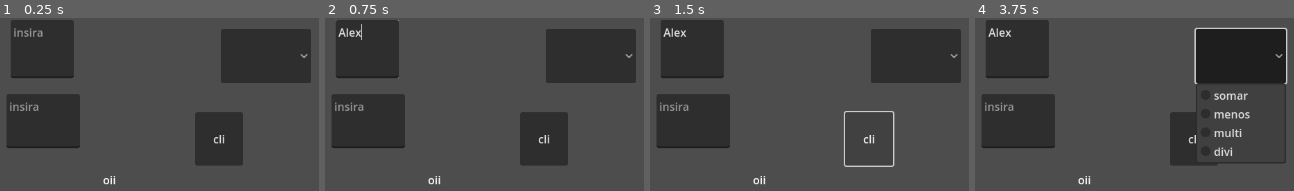
Above: before the commit, frames 1-4 (left to right).
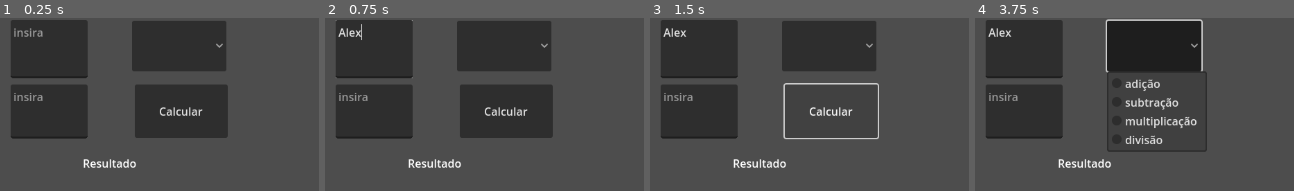
Above: after the commit, the same moments.

Repository: martinsmauroz/codigosd
Game: Godot game, scene res://atttt 17/atividade_17.tscn
Two runs of this game, one before a commit and one after it. Both use one fixed random seed, a clock stepped at 60 frames per second and the inputs below. This scene is started directly instead of the project's main scene.
Inputs (mouse positions are in pixels of both pictures, inside the frame that each line leads up to; where the layout moved, square brackets give the same spot in the first picture):
- Up to frame 1 (0.25 s): no input
- Up to frame 2 (0.75 s): click (366, 49) at 0.52 s; type "Alex" at 0.6 s
- Up to frame 3 (1.5 s): click "cli" (after the commit: "Calcular") at 1.25 s
- Up to frame 4 (3.75 s): click "cli" (after the commit: "Calcular") at 2 s; click "cli" (after the commit: "Calcular") at 2.75 s; click (1153, 45) [1239, 56] at 3.5 s

The runs differ from the first frame. In frame 1, 32% of the frame differs, in the area x 2-98%, y 1-97%; in frame 2, 32%; in frame 3, 24%; in frame 4, 28%.

Commit message:
att 18
olaaa

Diff:
--- /dev/null
+++ b/repetindo-dnv/atividade 18/control.tscn
@@ -0,0 +1,57 @@
+[gd_scene load_steps=4 format=3 uid="uid://dk1u282gklc7h"]
+
+[ext_resource type="Script" uid="uid://cptyu5xycyi8h" path="res://control.gd" id="1_g18wn"]
+[ext_resource type="Texture2D" uid="uid://bxg48avka5gp1" path="res://v856-kul-43-removebg-preview.png" id="2_n280r"]
+[ext_resource type="Script" uid="uid://c4b5hjhe7imig" path="res://atividade 18/progress_bar.gd" id="3_3ay8p"]
+
+[node name="Control" type="Control"]
+layout_mode = 3
+anchors_preset = 15
+anchor_right = 1.0
+anchor_bottom = 1.0
+grow_horizontal = 2
+grow_vertical = 2
+script = ExtResource("1_g18wn")
+
+[node name="ProgressBar" type="TextureProgressBar" parent="."]
+layout_mode = 1
+anchors_preset = 8
+anchor_left = 0.5
+anchor_top = 0.5
+anchor_right = 0.5
+anchor_bottom = 0.5
+offset_left = -250.0
+offset_top = -250.0
+offset_right = 250.0
+offset_bottom = 250.0
+grow_horizontal = 2
+grow_vertical = 2
+fill_mode = 4
+radial_initial_angle = 90.0
+nine_patch_stretch = true
+texture_under = ExtResource("2_n280r")
+texture_progress = ExtResource("2_n280r")
+tint_under = Color(0, 0, 0, 1)
+script = ExtResource("3_3ay8p")
+
+[node name="Label" type="Label" parent="ProgressBar"]
+layout_mode = 1
+anchors_preset = 8
+anchor_left = 0.5
+anchor_top = 0.5
+anchor_right = 0.5
+anchor_bottom = 0.5
+offset_left = -30.5
+offset_top = -11.5
+offset_right = 30.5
+offset_bottom = 11.5
+grow_horizontal = 2
+grow_vertical = 2
+text = "100%"
+horizontal_alignment = 1
+
+[node name="Timer" type="Timer" parent="."]
+wait_time = 0.5
+autostart = true
+
+[connection signal="timeout" from="Timer" to="." method="_on_timer_timeout"]
--- a/repetindo-dnv/atttt 17/atividade_17.gd
+++ b/repetindo-dnv/atttt 17/atividade_17.gd
@@ -4,11 +4,11 @@
 	if $OptionButton.get_selected_id() == 0:
 		$Label.text = str(int($TextEdit.text) + int($TextEdit2.text))
 
-	if $OptionButton.get_selected_id() == 1:
+	elif  $OptionButton.get_selected_id() == 1:
 		$Label.text = str(int($TextEdit.text) - int($TextEdit2.text))
 
-	if $OptionButton.get_selected_id() == 2:
+	elif $OptionButton.get_selected_id() == 2:
 		$Label.text = str(int($TextEdit.text) * int($TextEdit2.text))
 
-	if $OptionButton.get_selected_id() == 3:
+	elif $OptionButton.get_selected_id() == 3:
 		$Label.text = str(int($TextEdit.text) / int($TextEdit2.text))
--- a/repetindo-dnv/atttt 17/atividade_17.tscn
+++ b/repetindo-dnv/atttt 17/atividade_17.tscn
@@ -15,48 +15,49 @@
 layout_mode = 0
 offset_left = 223.0
 offset_top = 3.0
-offset_right = 314.0
+offset_right = 334.0
 offset_bottom = 87.0
 placeholder_text = "insira"
 
 [node name="TextEdit2" type="TextEdit" parent="."]
-offset_left = 217.0
-offset_top = 110.0
-offset_right = 323.0
-offset_bottom = 188.0
+layout_mode = 0
+offset_left = 223.0
+offset_top = 96.0
+offset_right = 334.0
+offset_bottom = 174.0
 placeholder_text = "insira"
 
 [node name="OptionButton" type="OptionButton" parent="."]
 layout_mode = 0
-offset_left = 526.0
-offset_top = 16.0
-offset_right = 656.0
-offset_bottom = 94.0
+offset_left = 398.0
+offset_top = 4.0
+offset_right = 534.0
+offset_bottom = 77.0
 item_count = 4
-popup/item_0/text = "somar "
+popup/item_0/text = "adição "
 popup/item_0/id = 0
-popup/item_1/text = "menos"
+popup/item_1/text = "subtração"
 popup/item_1/id = 1
-popup/item_2/text = "multi"
+popup/item_2/text = "multiplicação"
 popup/item_2/id = 2
-popup/item_3/text = "divi"
+popup/item_3/text = "divisão"
 popup/item_3/id = 3
 
 [node name="Label" type="Label" parent="."]
 layout_mode = 0
-offset_left = 356.0
-offset_top = 222.0
-offset_right = 440.0
-offset_bottom = 293.0
-text = "oii"
+offset_left = 327.0
+offset_top = 198.0
+offset_right = 405.0
+offset_bottom = 226.0
+text = "Resultado"
 
 [node name="Button" type="Button" parent="."]
 layout_mode = 0
-offset_left = 489.0
-offset_top = 136.0
-offset_right = 558.0
-offset_bottom = 213.0
-text = "cli
+offset_left = 402.0
+offset_top = 96.0
+offset_right = 536.0
+offset_bottom = 173.0
+text = "Calcular
 "
 
 [connection signal="pressed" from="Button" to="." method="_on_button_pressed"]
--- /dev/null
+++ b/repetindo-dnv/control.gd
@@ -0,0 +1,21 @@
+extends Control
+
+@onready var progress_bar = $ProgressBar
+@onready var label = $ProgressBar/Label
+
+func _ready():
+	progress_bar.max_value = 100
+	progress_bar.value = 0
+	update_label()
+
+func _process(delta):
+	# Exemplo: preenchendo a barra automaticamente
+	progress_bar.value += delta * 10  # Aumenta 10 por segundo
+
+	if progress_bar.value > progress_bar.max_value:
+		progress_bar.value = 0  # Reinicia a barra
+
+	update_label()
+
+func update_label():
+	label.text = str(round(progress_bar.value)) + "%"
Empty file added: repetindo-dnv/atividade 18/progress_bar.gd
Not shown, added: repetindo-dnv/atividade 18/progress_bar.gd.uid
Binary file added: repetindo-dnv/circulo.png
Not shown, added: repetindo-dnv/circulo.png.import
Not shown, added: repetindo-dnv/control.gd.uid
Binary file added: repetindo-dnv/v856-kul-43-removebg-preview.png
Not shown, added: repetindo-dnv/v856-kul-43-removebg-preview.png.import
